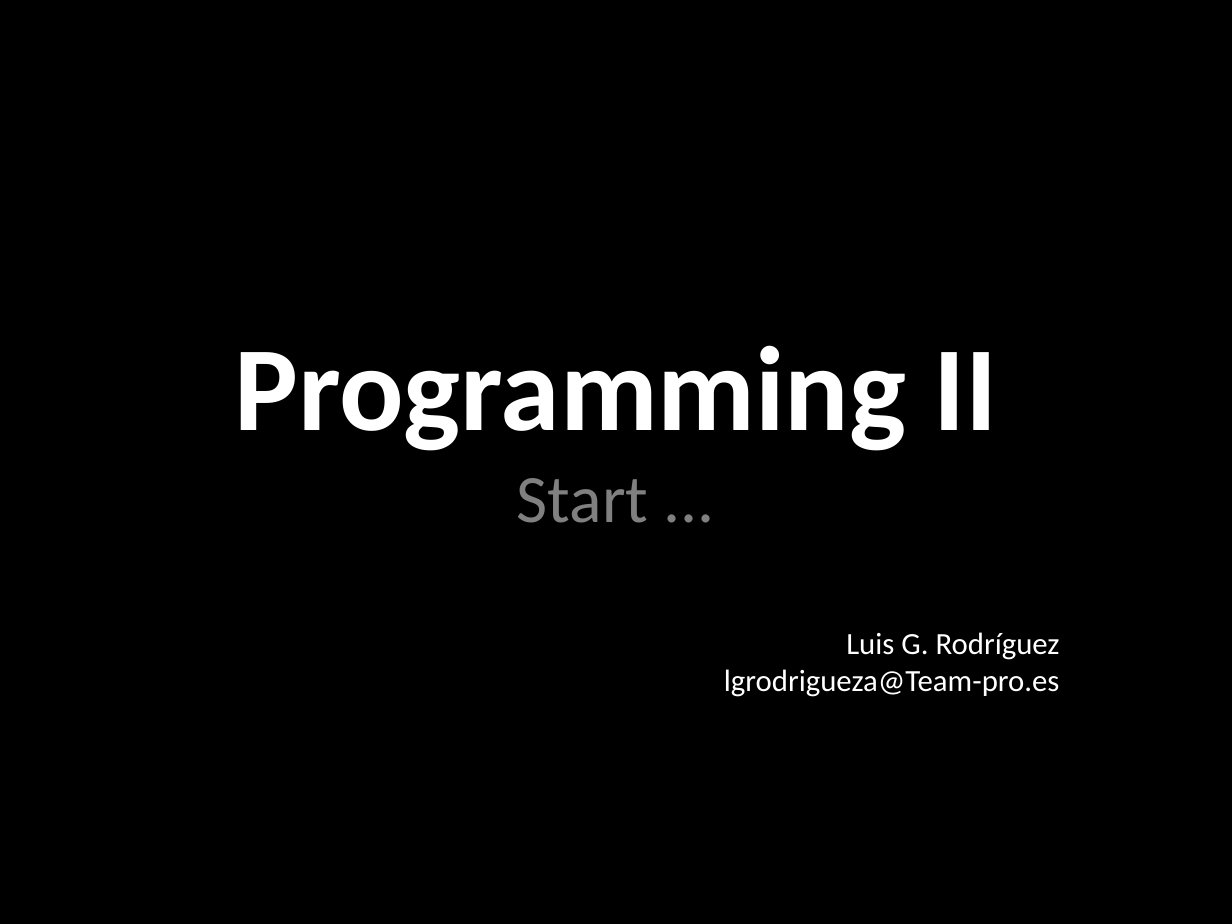
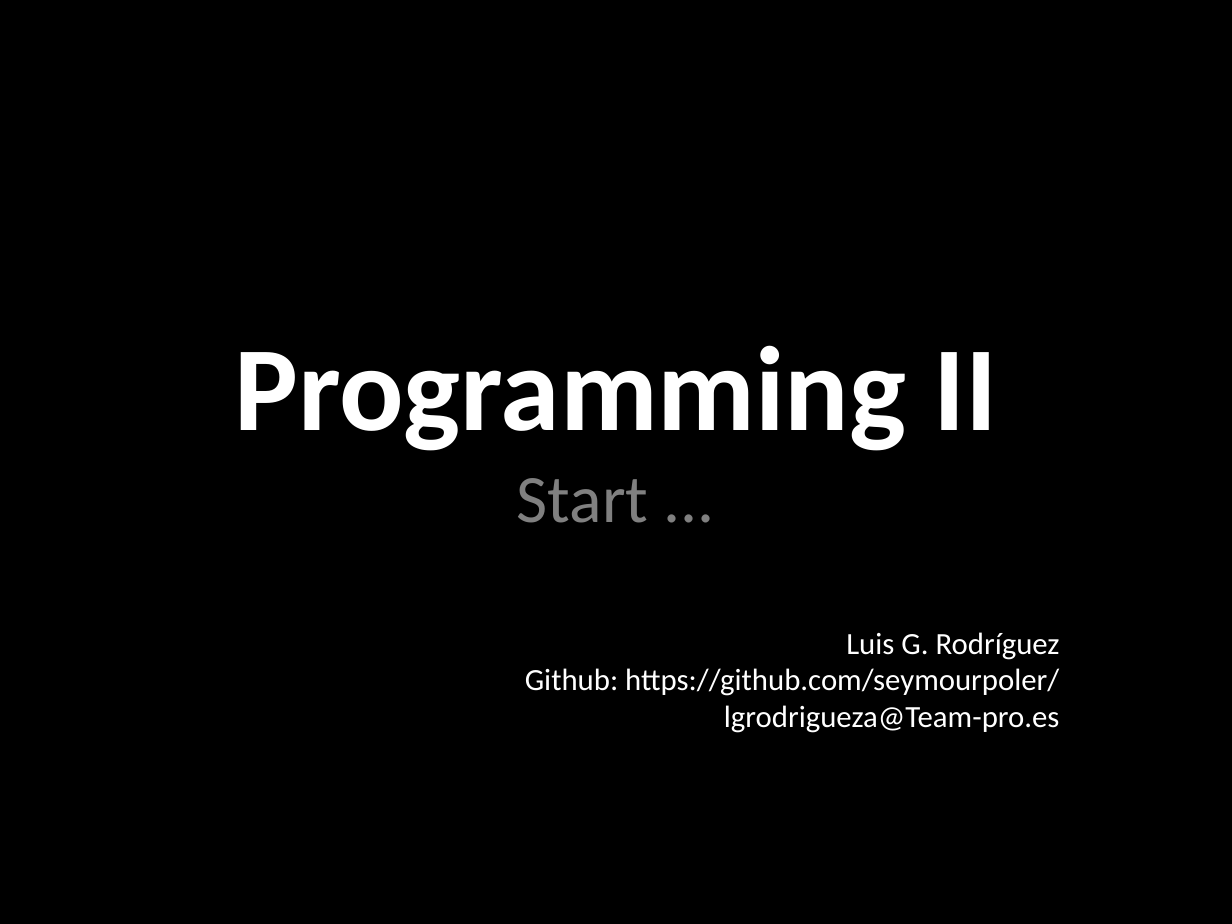
Before and after one commit to seymourpoler/CodeKatas, a slide deck: slide 1 of KeyNotes/KeyNotePeopleLoader/KeyNotePeopleLoader/Patterns.pptx. Drawn at 1232x924 pixels with LibreOffice and Linux fonts; fonts in the diff are those of the drawing. Boxes give left, top, right and bottom in pixels: in the first picture for what was removed or moved away, otherwise in the second. Text is boxed around its words. In the diff, an @@ line names an element or a change of style, - is before the commit and + after.

Commit message:
Update the url github.

```diff
--- a/KeyNotes/KeyNotePeopleLoader/KeyNotePeopleLoader/Patterns.pptx
+++ b/KeyNotes/KeyNotePeopleLoader/KeyNotePeopleLoader/Patterns.pptx
@@ text at <box>525,668,1059,696</box>: paragraph added @@
+Github: https://github.com/seymourpoler/
```
